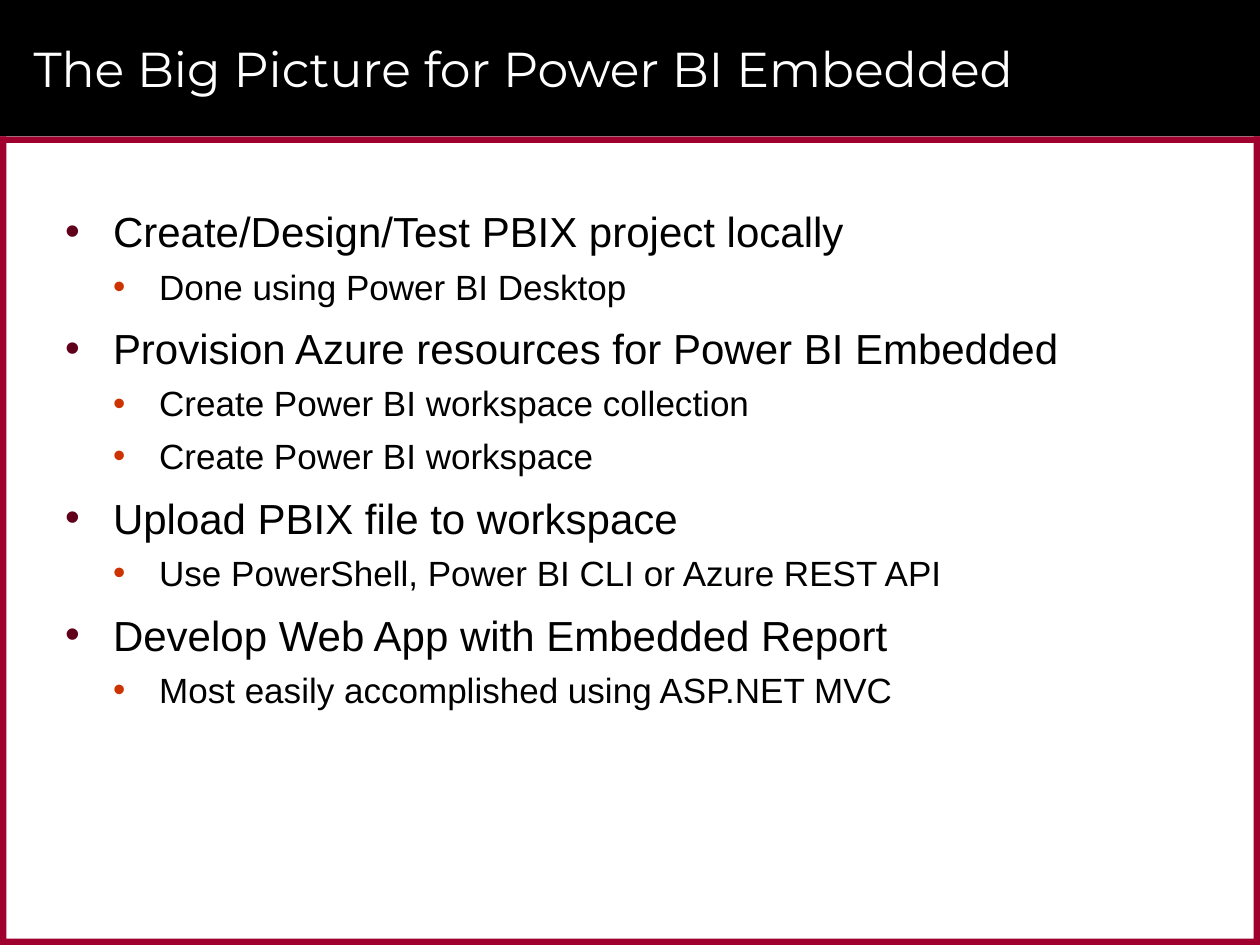
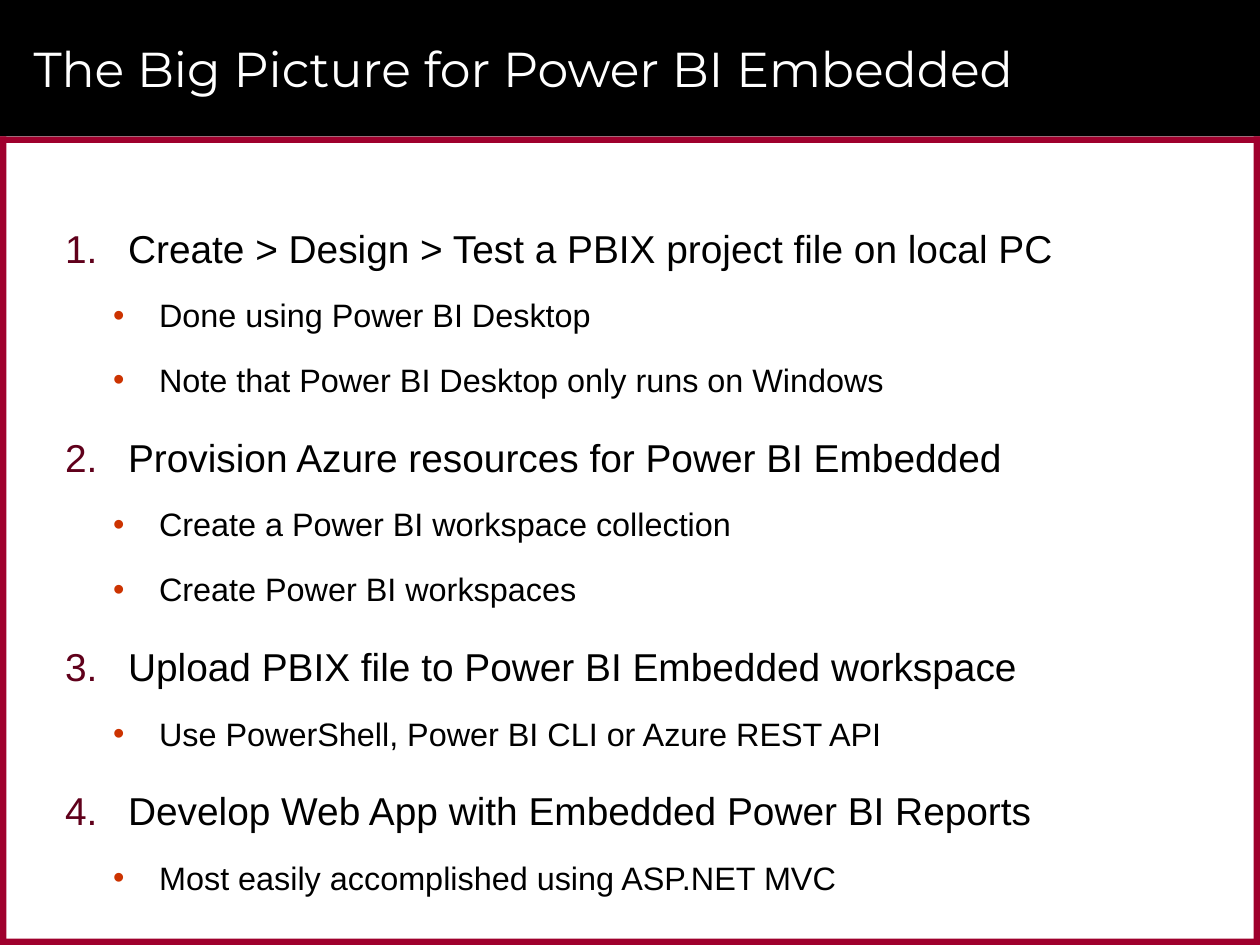
Before and after one commit to CriticalPathTraining/PowerBiEmbedded, a slide deck: slide 7 of Developing Custom Applications using Power BI Embedded.pptx (slide 10 before the commit). Drawn at 1260x945 pixels with LibreOffice and Linux fonts; fonts in the diff are those of the drawing; background and template pictures are left out. Boxes give left, top, right and bottom in pixels: in the first picture for what was removed or moved away, otherwise in the second. Text is boxed around its words. In the diff, an @@ line names an element or a change of style, - is before the commit and + after.

```diff
--- a/Developing Custom Applications using Power BI Embedded.pptx
+++ b/Developing Custom Applications using Power BI Embedded.pptx
@@ text at [128,235,1052,270]: text changed; size 24 to 22.2 pt @@
-• Create/Design/Test PBIX project locally
+1. Create > Design > Test a PBIX project file on local PC
@@ text at [128,303,1002,896]: size 20 to 18.5 pt in "Done using Power BI Desktop", "Use PowerShell, Power BI CLI or Azure ...", "Most easily accomplished using ASP.NET MVC"; size 24 to 22.2 pt in "Provision Azure resources for Power BI Embedded"; line spacing 1 to 1.4; bullet • to 1. @@
@@ text at [159,368,883,398]: paragraph added @@
+  • Note that Power BI Desktop only runs on Windows
@@ text at [128,512,1017,689]: text changed; size 20 to 18.5 pt @@
-  • Create Power BI workspace collection
-  • Create Power BI workspace
-• Upload PBIX file to workspace
+  • Create a Power BI workspace collection
+  • Create Power BI workspaces
+3. Upload PBIX file to Power BI Embedded workspace
@@ text at [128,797,1031,833]: text changed; size 24 to 22.2 pt @@
-• Develop Web App with Embedded Report
+4. Develop Web App with Embedded Power BI Reports
```
Also in this commit, not shown: 19 other slides changed, 3 slides added, 8 slides removed, 4 other files.
